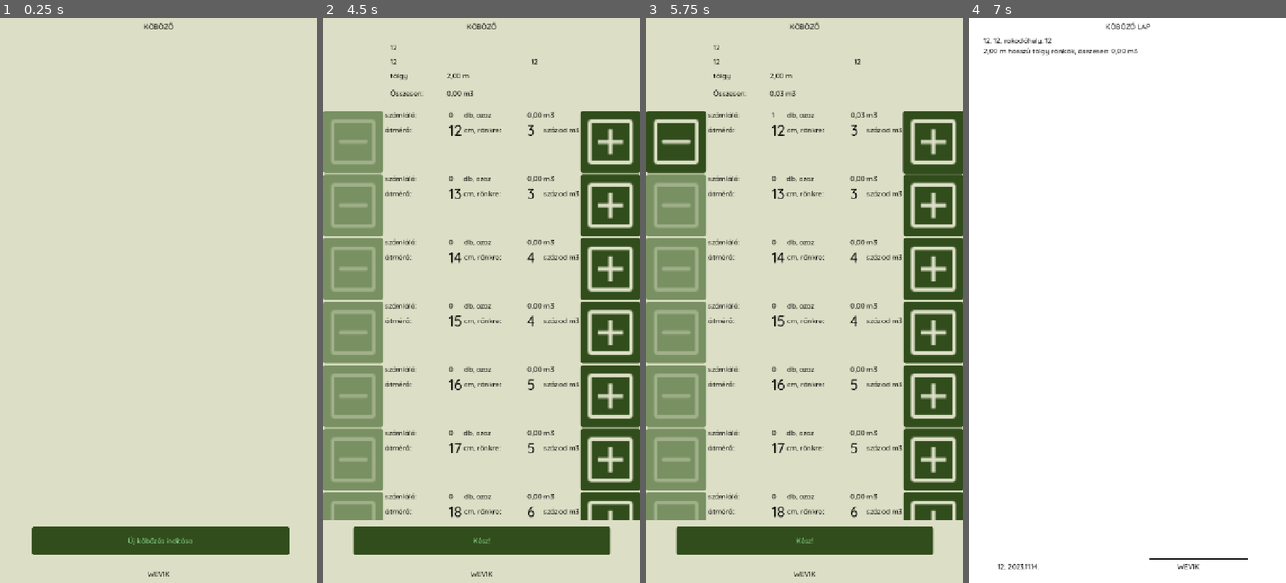
Above: before the commit, frames 1-4 (left to right).
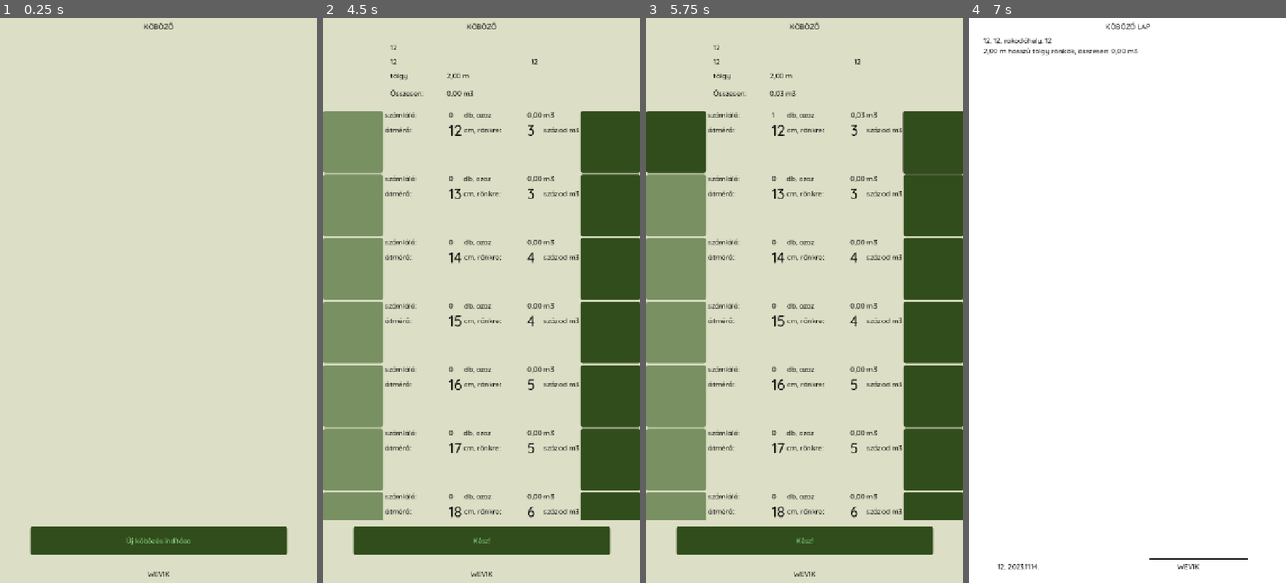
Above: after the commit, the same moments.

Repository: rolika/kob_g
Game: Godot game, scene res://main.tscn
Two runs of this game, one before a commit and one after it. Both use one fixed random seed, a clock stepped at 60 frames per second and the inputs below. The engine's default icon, where the game draws it, is replaced by a stand-in: a white triangle on a blue panel in a dark square.
Inputs (mouse positions are in pixels of both pictures, inside the frame that each line leads up to):
- Up to frame 1 (0.25 s): no input
- Up to frame 2 (4.5 s): click "Új köbözés indítása" at 0.5 s; click (478, 131) at 1.27 s; type "12" at 1.35 s; click (478, 187) at 1.5 s; type "12" at 1.58 s; click (478, 244) at 1.73 s; type "12" at 1.82 s; click (478, 300) at 2.02 s; type "WEVIK" at 2.1 s; click "Tovább" at 2.75 s; click "tölgy" at 3.5 s; click "2,00 m" at 4.25 s
- Up to frame 3 (5.75 s): click (934, 142) at 5.02 s
- Up to frame 4 (7 s): click (997, 142) at 5.75 s; click "Kész!" at 6.5 s

The runs differ from the first frame. In frame 1, 0.2% of the frame differs, in the area x 9-92%, y 90-95%; in frame 2, 5.8%; in frame 3, 5.9%, in the area x 2-98%, y 17-89%; in frame 4, nothing differs.

Commit message:
rename icons

Diff:
--- a/assets/icons/add_box_128dp_DCDFC5_FILL0_wght400_GRAD0_opsz48.svg
+++ /dev/null
@@ -1 +0,0 @@
-<svg xmlns="http://www.w3.org/2000/svg" height="48px" viewBox="0 -960 960 960" width="48px" fill="#dcdfc5"><path d="M450-280h60v-170h170v-60H510v-170h-60v170H280v60h170v170ZM180-120q-24 0-42-18t-18-42v-600q0-24 18-42t42-18h600q24 0 42 18t18 42v600q0 24-18 42t-42 18H180Zm0-60h600v-600H180v600Zm0-600v600-600Z"/></svg>
--- a/assets/icons/chips_128dp_DCDFC5_FILL0_wght400_GRAD0_opsz48.svg
+++ /dev/null
@@ -1 +0,0 @@
-<svg xmlns="http://www.w3.org/2000/svg" height="48px" viewBox="0 -960 960 960" width="48px" fill="#dcdfc5"><path d="M277-452h406q12 0 21-9t9-21q0-12-9-21t-21-9H277q-12 0-21 9t-9 21q0 12 9 21t21 9Zm-97 332q-24 0-42-18t-18-42v-600q0-24 18-42t42-18h600q24 0 42 18t18 42v600q0 24-18 42t-42 18H180Zm0-60h600v-600H180v600Zm0-600v600-600Z"/></svg>
--- a/assets/icons/delete_128dp_DCDFC5_FILL0_wght400_GRAD0_opsz48.svg
+++ /dev/null
@@ -1 +0,0 @@
-<svg xmlns="http://www.w3.org/2000/svg" height="48px" viewBox="0 -960 960 960" width="48px" fill="#dcdfc5"><path d="M261-120q-24.75 0-42.37-17.63Q201-155.25 201-180v-570h-41v-60h188v-30h264v30h188v60h-41v570q0 24-18 42t-42 18H261Zm438-630H261v570h438v-570ZM367-266h60v-399h-60v399Zm166 0h60v-399h-60v399ZM261-750v570-570Z"/></svg>
--- a/assets/icons/label_important_128dp_DCDFC5_FILL0_wght400_GRAD0_opsz48.svg
+++ /dev/null
@@ -1 +0,0 @@
-<svg xmlns="http://www.w3.org/2000/svg" height="48px" viewBox="0 -960 960 960" width="48px" fill="#dcdfc5"><path d="m80-160 243.23-320L80-800h527q14.25 0 27 6.37 12.75 6.38 21 17.63l225 296-224 296q-8.25 11.25-21 17.62-12.75 6.38-27 6.38H80Zm120-60h407l198-260-198-260H200l198 260-198 260Zm303-260Z"/></svg>
--- a/scenes/cube_control.tscn
+++ b/scenes/cube_control.tscn
@@ -1,8 +1,8 @@
 [gd_scene load_steps=4 format=3 uid="uid://yirpmxhwf8cj"]
 
 [ext_resource type="Script" uid="uid://b3bbauppbgqwu" path="res://scripts/cube_control.gd" id="1_ode8r"]
-[ext_resource type="Texture2D" uid="uid://c5j08ouxrkqjk" path="res://assets/icons/chips_128dp_DCDFC5_FILL0_wght400_GRAD0_opsz48.svg" id="2_7d0h7"]
-[ext_resource type="Texture2D" uid="uid://lvy00ndj07d0" path="res://assets/icons/add_box_128dp_DCDFC5_FILL0_wght400_GRAD0_opsz48.svg" id="3_758r8"]
+[ext_resource type="Texture2D" uid="uid://c5j08ouxrkqjk" path="res://assets/icons/subtract.svg" id="2_7d0h7"]
+[ext_resource type="Texture2D" uid="uid://lvy00ndj07d0" path="res://assets/icons/add.svg" id="3_758r8"]
 
 [node name="CubeControl" type="Control"]
 custom_minimum_size = Vector2(720, 140)
--- a/scenes/restore.tscn
+++ b/scenes/restore.tscn
@@ -28,9 +28,9 @@
 size_flags_vertical = 3
 
 [node name="NewSessionButton" type="Button" parent="."]
-offset_left = 72.0
+offset_left = 68.0
 offset_top = 1152.0
-offset_right = 656.0
+offset_right = 652.0
 offset_bottom = 1216.0
 text = "Új köbözés indítása"
 
--- a/scenes/restore_control.tscn
+++ b/scenes/restore_control.tscn
@@ -1,9 +1,9 @@
 [gd_scene load_steps=5 format=3 uid="uid://kv8cq3w12weh"]
 
 [ext_resource type="Script" uid="uid://dljw6chhm8tw3" path="res://scripts/restore_control.gd" id="1_2vduq"]
-[ext_resource type="Texture2D" uid="uid://i4orxncr6gt3" path="res://assets/icons/delete_128dp_DCDFC5_FILL0_wght400_GRAD0_opsz48.svg" id="2_5pfti"]
+[ext_resource type="Texture2D" uid="uid://i4orxncr6gt3" path="res://assets/icons/trash.svg" id="2_5pfti"]
 [ext_resource type="PackedScene" uid="uid://drc40bs66ebjm" path="res://scenes/pile_card.tscn" id="3_2vduq"]
-[ext_resource type="Texture2D" uid="uid://bf2xphcfjug0b" path="res://assets/icons/label_important_128dp_DCDFC5_FILL0_wght400_GRAD0_opsz48.svg" id="4_qpknd"]
+[ext_resource type="Texture2D" uid="uid://bf2xphcfjug0b" path="res://assets/icons/continue.svg" id="4_qpknd"]
 
 [node name="RestoreControl" type="Control"]
 custom_minimum_size = Vector2(720, 140)
Not shown, removed: assets/icons/add_box_128dp_DCDFC5_FILL0_wght400_GRAD0_opsz48.svg.import
Not shown, removed: assets/icons/chips_128dp_DCDFC5_FILL0_wght400_GRAD0_opsz48.svg.import
Not shown, removed: assets/icons/delete_128dp_DCDFC5_FILL0_wght400_GRAD0_opsz48.svg.import
Not shown, removed: assets/icons/label_important_128dp_DCDFC5_FILL0_wght400_GRAD0_opsz48.svg.import
